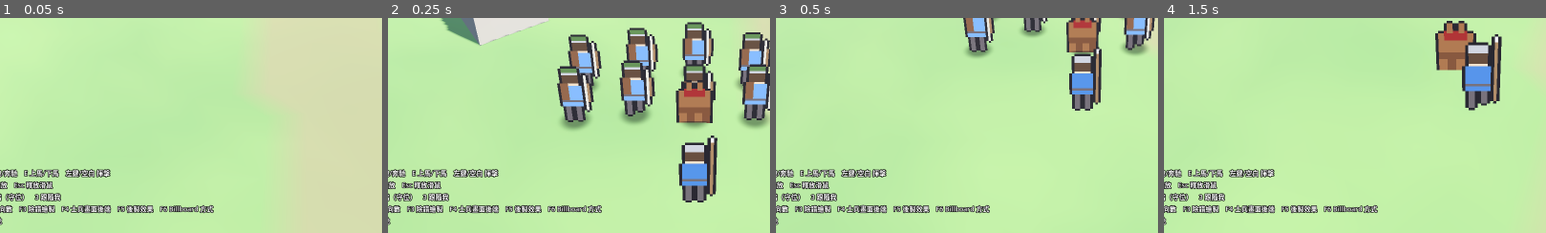
Above: before the commit, frames 1-4 (left to right).
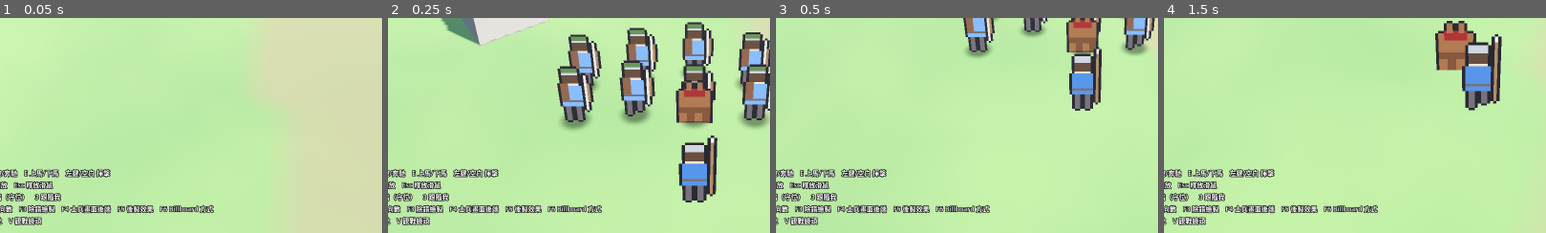
Above: after the commit, the same moments.

Repository: gigd123/hd2d-battle-prototype
Game: Godot game, scene res://scenes/battlefield.tscn
The game is run twice, just before and just after one commit, with the same random seed, the same clock (stepped at 60 frames per second) and the same inputs.
Inputs (mouse positions are % of the whole screen's width and height, from its top left):
- Up to frame 1 (0.05 s): no input
- Up to frame 2 (0.25 s): no input
- Up to frame 3 (0.5 s): no input
- Up to frame 4 (1.5 s): move the mouse to (55, 50) at 0.52 s; hold 1 (order_charge) 0.53-1.28 s; hold W (move_forward) from 0.53 s (still down); click (55, 50) at 0.67 s; tap Space at 0.77 s; tap Mouse wheel up (zoom_in) at 0.8, 1.35 s; move the mouse to (45, 50) at 1.27 s
The pictures show only the part of the screen within x 10-60%, y 41-91%; the shares and areas given below are measured in that part.

The runs differ from the first frame. In frame 1, 0.3% of the frame differs, in the area x 2-11%, y 92-97%; in frame 2, 0.3%; in frame 3, 0.3%; in frame 4, 0.3%.

Commit message:
加入觀戰鏡頭（V）：拉遠壓低、繞著戰場中心自動旋轉，再按一次回到玩家相機
Co-Authored-By: Claude Opus 5.5 <noreply@anthropic.com>
Claude-Session: https://claude.ai/code/session_01DScwSwj2UN8LLyVLa4idmg

Diff:
--- a/scripts/battlefield.gd
+++ b/scripts/battlefield.gd
@@ -122,6 +122,9 @@
 	elif event.is_action_pressed("random_terrain"):
 		GameConfig.random_terrain()
 		get_tree().reload_current_scene()
+	elif event.is_action_pressed("spectate"):
+		var on := cam_rig.toggle_spectate(battle_center())
+		hud.toast("觀戰鏡頭（滾輪調整距離，V 返回）" if on else "回到玩家相機")
 	elif event.is_action_pressed("toggle_backend"):
 		GameConfig.soldier_backend = 1 - GameConfig.soldier_backend
 		restart_battle()
@@ -235,3 +238,28 @@
 	sun.light_energy = e["sun_energy"]
 	# 太陽壓低一點，起伏的明暗比較明顯
 	sun.rotation_degrees = Vector3(-38, -35, 0)
+
+
+## 存活士兵的平均位置（觀戰鏡頭的繞場中心）；沒有士兵時用地圖中央
+func battle_center() -> Vector3:
+	var sum := Vector3.ZERO
+	var n := 0
+	for i in battle.count:
+		if battle.state[i] != BattleManager.State.DEAD:
+			sum += battle.pos[i]
+			n += 1
+	if n == 0:
+		return Vector3(0, terrain.get_height(0, 0), 0)
+	return sum / n
+
+
+var _center_timer := 0.0
+
+
+func _process(delta: float) -> void:
+	# 觀戰中每半秒更新一次繞場中心，相機會平滑地跟著戰線移動
+	if cam_rig and cam_rig.spectating and not stress_mode:
+		_center_timer -= delta
+		if _center_timer <= 0.0:
+			_center_timer = 0.5
+			cam_rig.auto_orbit_center = battle_center()
--- a/scripts/camera/orbit_follow_camera.gd
+++ b/scripts/camera/orbit_follow_camera.gd
@@ -25,6 +25,9 @@
 var auto_orbit := false
 var auto_orbit_center := Vector3.ZERO
 var auto_orbit_speed := 0.12
+## 觀戰鏡頭（V）：拉遠、壓低俯角、繞著戰場中心慢慢轉；再按一次恢復原本的相機
+var spectating := false
+var _saved := {}
 
 var camera: Camera3D
 ## 鏡頭震動（純畫面效果）：add_shake() 疊加強度，隨時間衰減
@@ -55,6 +58,13 @@
 
 
 func _unhandled_input(event: InputEvent) -> void:
+	if spectating:
+		# 觀戰中仍可用滾輪調整距離
+		if event.is_action_pressed("zoom_in"):
+			distance = maxf(min_distance, distance * 0.9)
+		elif event.is_action_pressed("zoom_out"):
+			distance = minf(80.0, distance * 1.1)
+		return
 	if auto_orbit:
 		return
 	if event is InputEventMouseMotion and Input.mouse_mode == Input.MOUSE_MODE_CAPTURED:
@@ -74,7 +84,7 @@
 		goal = auto_orbit_center
 	elif target:
 		goal = target.call("visual_position") if target.has_method("visual_position") else target.global_position
-	_focus = _focus.lerp(goal, 1.0 - exp(-follow_smooth * delta))
+	_focus = _focus.lerp(goal, 1.0 - exp(-(1.2 if spectating else follow_smooth) * delta))
 	var look_at_point := _focus + Vector3(0, 1.4, 0)
 	var pitch := deg_to_rad(pitch_deg)
 	var offset := Vector3(sin(yaw) * cos(pitch), sin(pitch), cos(yaw) * cos(pitch)) * distance
@@ -100,6 +110,25 @@
 	_attrs.dof_blur_near_transition = distance * 0.3
 
 
+## 切換觀戰鏡頭；回傳切換後是否在觀戰
+func toggle_spectate(center: Vector3) -> bool:
+	spectating = not spectating
+	if spectating:
+		_saved = {"yaw": yaw, "distance": distance, "pitch": pitch_deg, "auto": auto_orbit, "speed": auto_orbit_speed}
+		auto_orbit = true
+		auto_orbit_center = center
+		auto_orbit_speed = 0.16
+		distance = 46.0
+		pitch_deg = 22.0
+	else:
+		yaw = _saved.get("yaw", yaw)
+		distance = _saved.get("distance", distance)
+		pitch_deg = _saved.get("pitch", pitch_deg)
+		auto_orbit = _saved.get("auto", false)
+		auto_orbit_speed = _saved.get("speed", auto_orbit_speed)
+	return spectating
+
+
 func add_shake(amount: float) -> void:
 	shake = clampf(shake + amount, 0.0, 1.0)
 
--- a/scripts/core/game_config.gd
+++ b/scripts/core/game_config.gd
@@ -130,6 +130,7 @@
 	_add_mouse("zoom_out", MOUSE_BUTTON_WHEEL_DOWN)
 	_add_keys("next_terrain", [KEY_F8])
 	_add_keys("random_terrain", [KEY_F9])
+	_add_keys("spectate", [KEY_V])             # 觀戰鏡頭
 
 
 func _add_keys(action: StringName, keys: Array) -> void:
--- a/scripts/debug/scenario_runner.gd
+++ b/scripts/debug/scenario_runner.gd
@@ -79,6 +79,12 @@
 				[19.0, "tap", "interact"],
 				[20.5, "tap", "attack"],
 				[22.0, "report", ""], [22.1, "quit", ""],
+			]
+		"spectate":
+			# 觀戰鏡頭：切換、截圖、切回
+			steps = [
+				[0.3, "tap", "order_charge"], [0.5, "tap", "spectate"], [6.0, "shot", "spectate_on"],
+				[6.2, "tap", "spectate"], [8.0, "shot", "spectate_off"], [8.2, "quit", ""],
 			]
 		"terrains":
 			# 場地展示：五種場地輪流，每種俯瞰繞場約 7 秒，雙方開場即衝鋒
--- a/scripts/ui/hud.gd
+++ b/scripts/ui/hud.gd
@@ -21,7 +21,7 @@
 		"滑鼠 旋轉相機　滾輪 縮放　Esc 釋放滑鼠",
 		"1 全軍衝鋒　2 在此集結（守位）　3 跟隨我",
 		"R 重開戰局　F2 切換方向數　F3 除錯繪製　F4 士兵畫面後端　F5 後製效果　F6 Billboard 方式",
-		"F8 換場地　F9 隨機場地",
+		"F8 換場地　F9 隨機場地　V 觀戰鏡頭",
 	])
 	_toast = _make_label(Vector2(0, 120), 22)
 	_toast.anchor_left = 0.5
